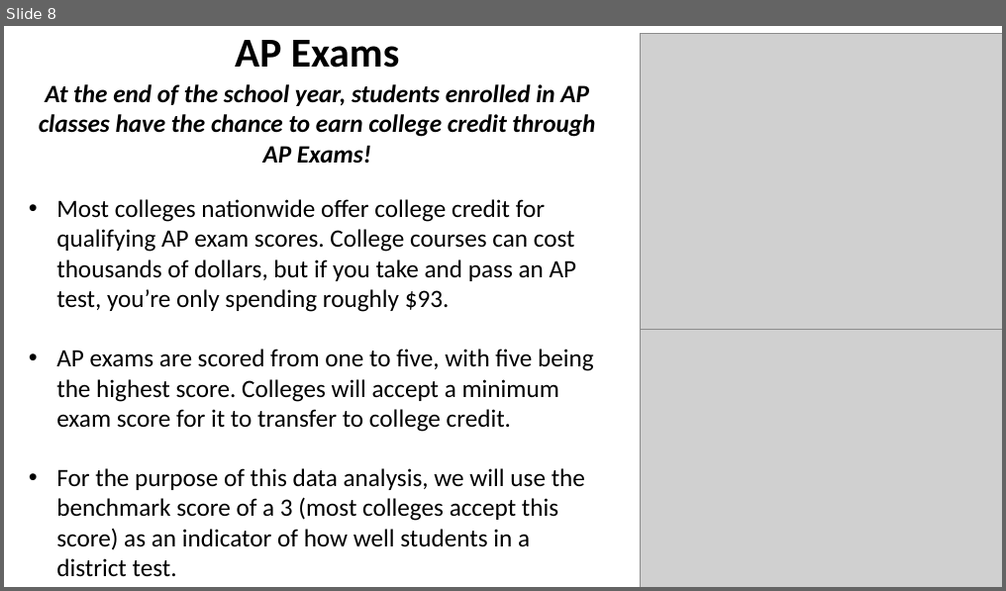
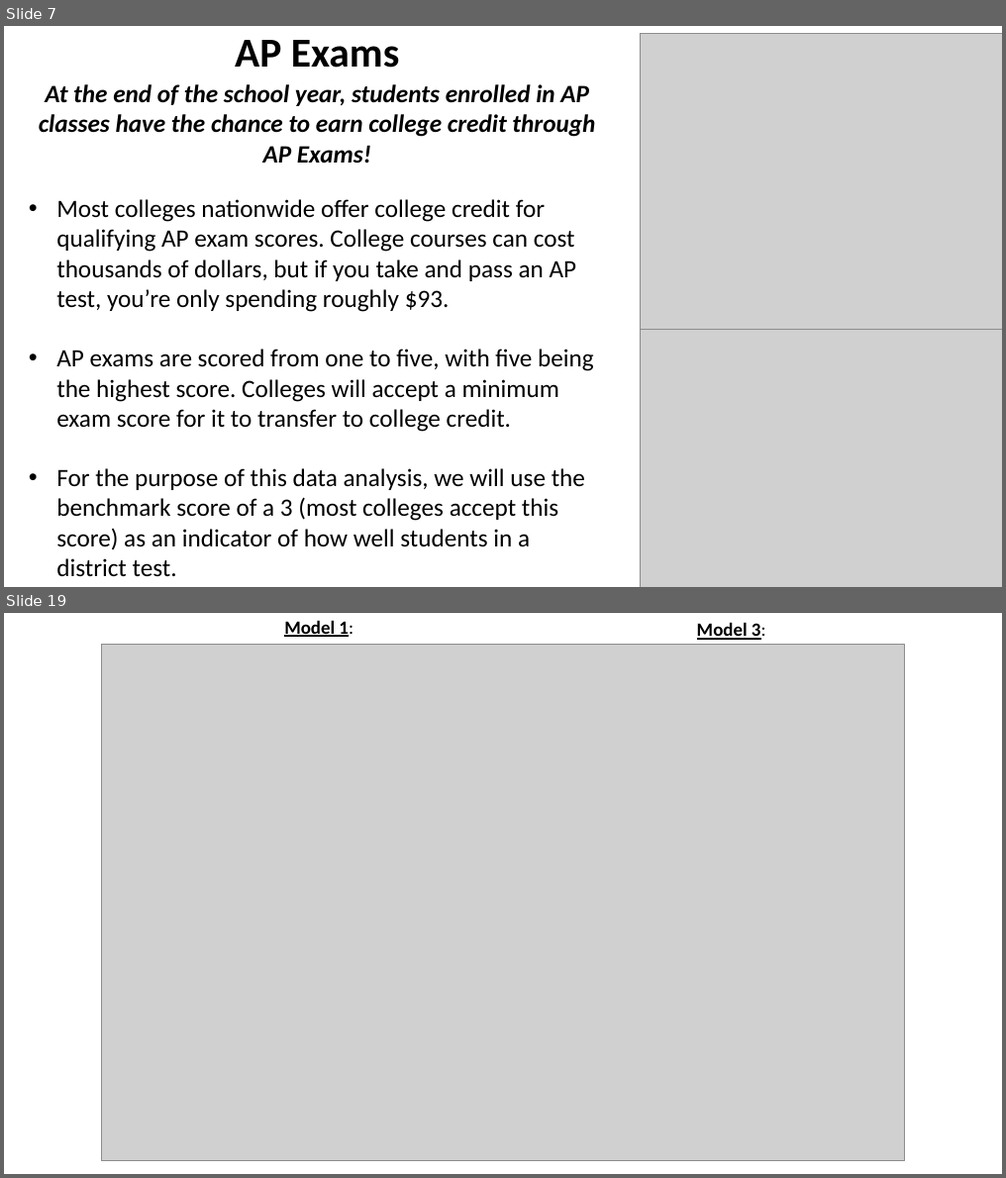
Before and after one commit to RachidRezzik/Texas_GradPercent_Predictor, a slide deck: TexasDistrictForecast.pptx. Shown one above the other, each under a label of ours: slide 8 before the commit, slides 7 and 19 after it; the slides between them are not shown. The pictures are 1006x591 and 1006x1178 pixels, drawn with LibreOffice and Linux fonts; fonts in the diff are those of the drawing; grey boxes stand for pictures. Boxes give left, top, right and bottom in pixels: in the first picture for what was removed or moved away, otherwise in the second. Text is boxed around its words. In the diff, an @@ line names an element or a change of style, - is before the commit and + after.

```diff
--- a/TexasDistrictForecast.pptx
+++ b/TexasDistrictForecast.pptx
@@ slide 19 added at (4,613,1002,1174), background #FFFFFF @@
@@ text added at (284,620,353,637), 18 pt, text #000000, bold, underline @@
+Model 1:
@@ text added at (697,622,766,640), 18 pt, text #000000, bold, underline @@
+Model 3:
@@ picture added at (101,645,905,1161) @@
@@ what was slide 8 is now slide 7 @@
```
Also in this commit, not shown: 7 slides changed, 13 other slides added, 3 slides removed, 3 other files.
